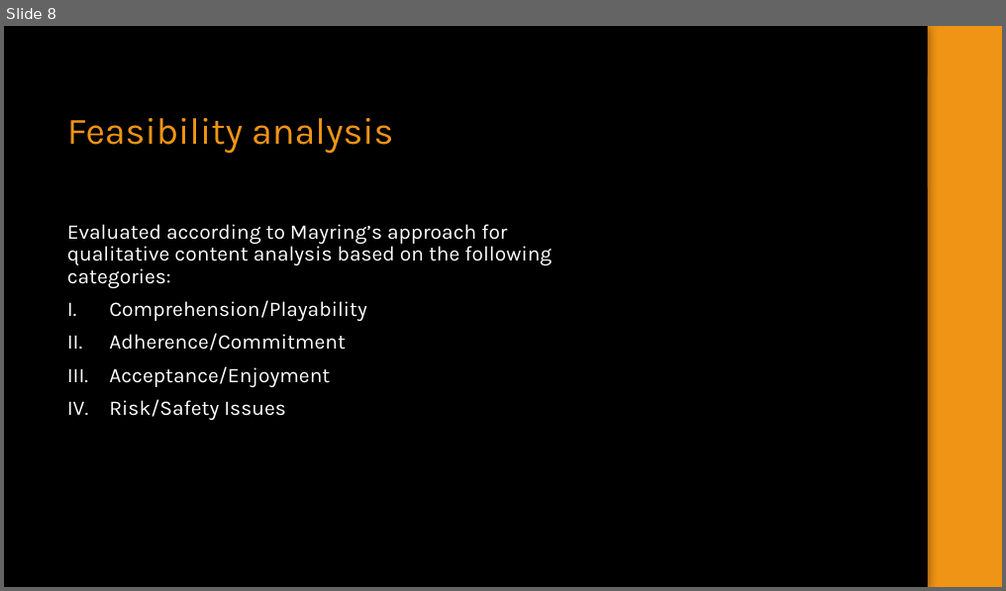
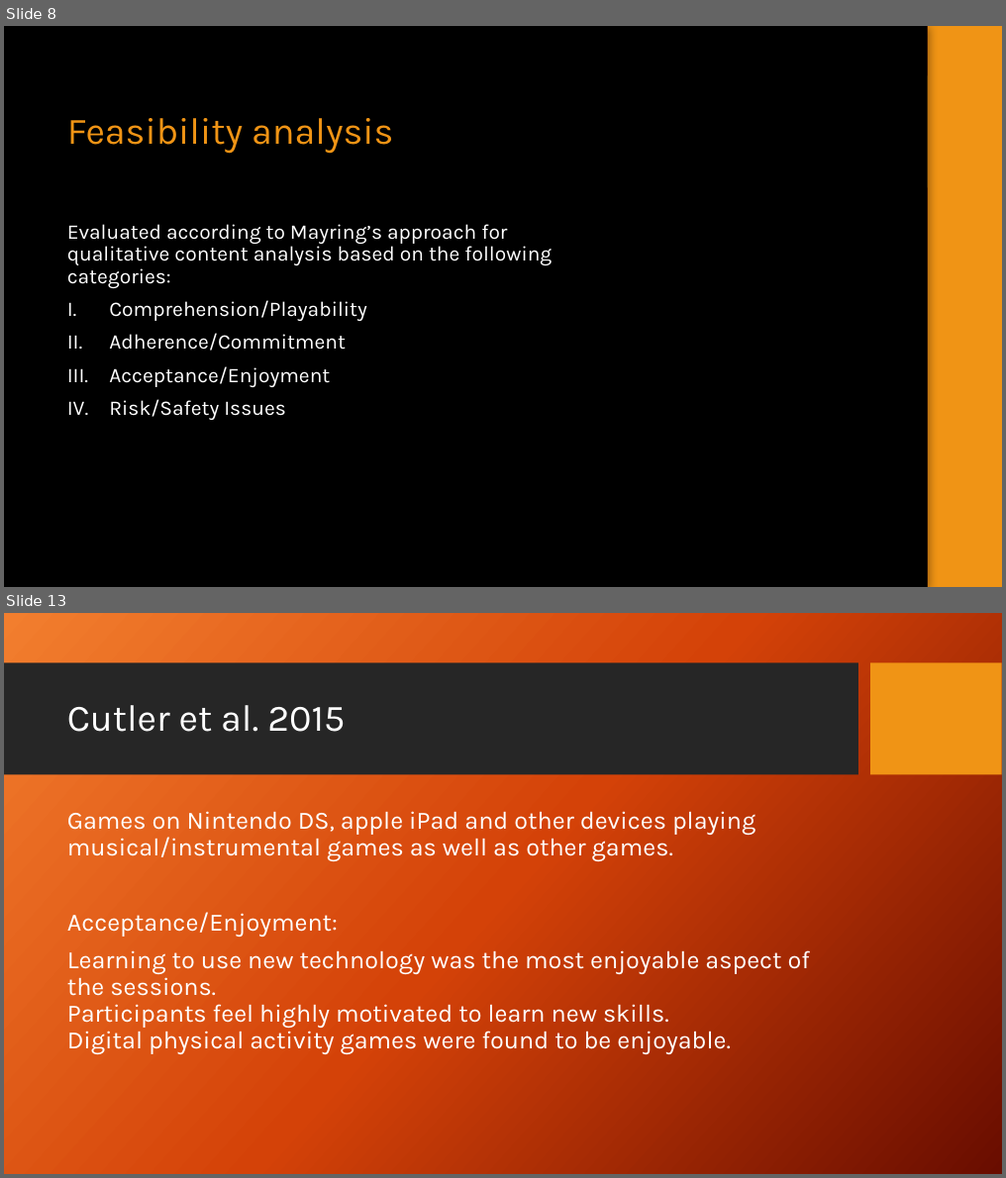
Before and after one commit to LoftieFourie/Honours_Project, a slide deck: SGDC.pptx. Shown one above the other, each under a label of ours: slide 8 before the commit, slides 8 and 13 after it; the slides between them are not shown. The pictures are 1006x591 and 1006x1178 pixels, drawn with LibreOffice and Linux fonts; fonts in the diff are those of the drawing; background and template pictures are left out. Boxes give left, top, right and bottom in pixels: in the first picture for what was removed or moved away, otherwise in the second. Text is boxed around its words. In the diff, an @@ line names an element or a change of style, - is before the commit and + after.

```diff
--- a/SGDC.pptx
+++ b/SGDC.pptx
@@ slide 13 added at [4, 613, 1002, 1174], background picture (left out); not listed: 2 template elements that a slide beside it also shows @@
@@ title added at [67, 705, 345, 732], 36 pt, text #FFFFFF @@
+Cutler et al. 2015
@@ text added at [67, 811, 810, 1056], 24 pt, text #FFFFFF @@
+Games on Nintendo DS, apple iPad and other devices playing musical/instrumental games as well as other games.
+Acceptance/Enjoyment:
+Learning to use new technology was the most enjoyable aspect of the sessions.
+Participants feel highly motivated to learn new skills.
+Digital physical activity games were found to be enjoyable.
```
Also in this commit, not shown: 6 other slides added.
